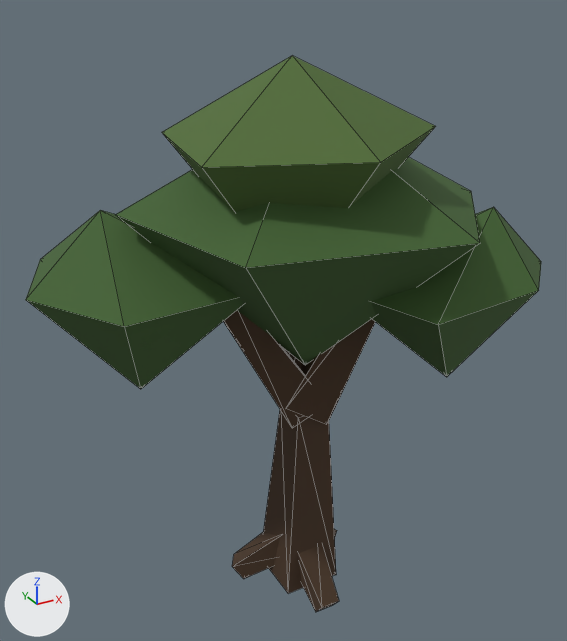
One commit to the glTF model assets/models/nature/tree_broad_a.glb: the scene before it, then after it.
Camera for both pictures: a camera (50 mm lens) standing at (-48.4, -83.5, 82.2) and looking at (-1.5, 1.7, 39.6). Arrows for +X, +Y and +Z are at lower left; the lights stay in place. The older version comes first. Mesh edges are drawn as thin lines. Where no turn or scale is listed for an object, it has been applied to the vertices. Vertices at exactly the same position are counted once.

Script lines for the objects in view, before the commit:
```python
me_crown = bpy.data.meshes.new('crown')
me_crown.from_pydata(...)  # 8 vertices, 12 faces; spans x -22.5..24.1, y -22.6..20.0, z 32.7..68.0
me_crown.materials.append(mat_foliage_b)  # dark green #40612e
me_crown_001 = bpy.data.meshes.new('crown.001')
me_crown_001.from_pydata(...)  # 8 vertices, 12 faces; spans x -33.5..-1.8, y -5.5..21.5, z 30.8..56.0
me_crown_001.materials.append(mat_foliage_b)  # dark green #40612e
me_crown_002 = bpy.data.meshes.new('crown.002')
me_crown_002.from_pydata(...)  # 8 vertices, 12 faces; spans x 0.2..30.2, y -21.8..2.1, z 32.1..56.0
me_crown_002.materials.append(mat_foliage_b)  # dark green #40612e
me_crown_003 = bpy.data.meshes.new('crown.003')
me_crown_003.from_pydata(...)  # 8 vertices, 12 faces; spans x -18.3..12.0, y -19.7..11.5, z 46.3..74.0
me_crown_003.materials.append(mat_foliage_c)  # dark green #4f6b33
me_cube = bpy.data.meshes.new('Cube')
me_cube.from_pydata(...)  # 8 vertices, 12 faces; spans x -4.2..4.2, y -4.6..4.6, z -13.8..13.8
me_cube.materials.append(mat_trunk)  # brown #473321
ob_bole = bpy.data.objects.new('bole', me_cube)
ob_bole.location = (0.0, 0.0, 12.2)
ob_crown = bpy.data.objects.new('crown', me_crown)
ob_crown.location = (0.0, 0.0, 0.0)
ob_crown_001 = bpy.data.objects.new('crown.001', me_crown_001)
ob_crown_001.location = (0.0, 0.0, 0.0)
ob_crown_002 = bpy.data.objects.new('crown.002', me_crown_002)
ob_crown_002.location = (0.0, 0.0, 0.0)
ob_crown_003 = bpy.data.objects.new('crown.003', me_crown_003)
ob_crown_003.location = (0.0, 0.0, 0.0)
# also in view: 'root.001' at (-3.5, 1.9, 1.8); 'fork.001' at (5.9, -0.5, 37.8); 'fork' at (-3.8, 1.8, 35.8); 'root.002' at (0.0, -4.3, 1.8)
```
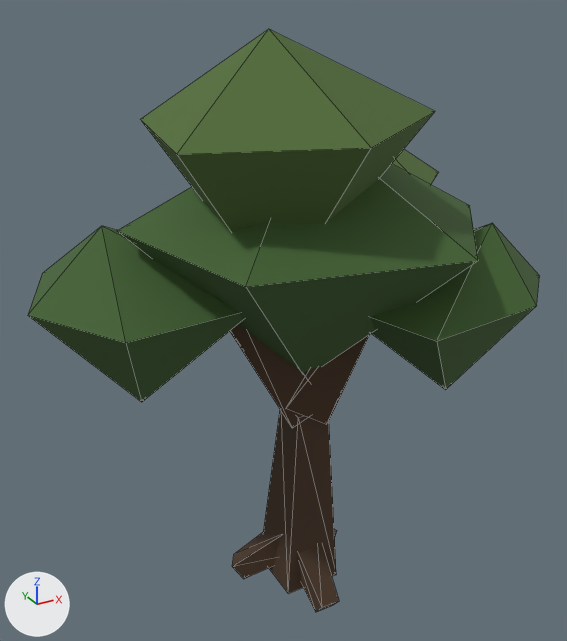
Pixel boxes (x1, y1, x2, y2) of what changed, in the pictures (567 x 641 px):
'crown', moved
    before: (115, 157, 480, 365)
    after: (117, 164, 478, 374)
'crown.003', reshaped
    before: (162, 56, 436, 211)
    after: (140, 29, 435, 231)
'crown.001', moved
    before: (26, 210, 243, 389)
    after: (28, 226, 243, 402)
'crown.002', moved
    before: (372, 207, 541, 377)
    after: (371, 223, 539, 390)

What changed in the scene script:
```text
Change me_crown:
    used by ob_crown; location = (0.0, 0.0, 0.0)
    remove me_crown.from_pydata(...)  # 8 vertices, 12 faces; spans x -22.5..24.1, y -22.6..20.0, z 32.7..68.0
    add me_crown.from_pydata(...)  # 8 vertices, 12 faces; spans x -22.5..24.1, y -22.6..20.0, z 30.7..66.0
    me_crown part 1: the whole mesh is moved by (0.0, 0.0, -2.0)
Change me_crown_001:
    used by ob_crown_001; location = (0.0, 0.0, 0.0)
    remove me_crown_001.from_pydata(...)  # 8 vertices, 12 faces; spans x -33.5..-1.8, y -5.5..21.5, z 30.8..56.0
    add me_crown_001.from_pydata(...)  # 8 vertices, 12 faces; spans x -33.5..-1.8, y -5.5..21.5, z 28.8..54.0
    me_crown_001 part 2: the whole mesh is moved by (0.0, 0.0, -2.0)
Change me_crown_002:
    used by ob_crown_002; location = (0.0, 0.0, 0.0)
    remove me_crown_002.from_pydata(...)  # 8 vertices, 12 faces; spans x 0.2..30.2, y -21.8..2.1, z 32.1..56.0
    add me_crown_002.from_pydata(...)  # 8 vertices, 12 faces; spans x 0.2..30.2, y -21.8..2.1, z 30.1..54.0
    me_crown_002 part 3: the whole mesh is moved by (0.0, 0.0, -2.0)
Change me_crown_003:
    used by ob_crown_003; location = (0.0, 0.0, 0.0)
    remove me_crown_003.from_pydata(...)  # 8 vertices, 12 faces; spans x -18.3..12.0, y -19.7..11.5, z 46.3..74.0
    add me_crown_003.from_pydata(...)  # 8 vertices, 12 faces; spans x -21.2..10.9, y -20.7..10.5, z 45.5..77.0
    me_crown_003 part 4
    me_crown_003.vertices[0].co: (9.9, 4.7, 64.1) -> (8.6, 3.7, 65.8)
    me_crown_003.vertices[1].co: (-3.6, 11.5, 64.2) -> (-5.7, 10.5, 65.9)
    me_crown_003.vertices[2].co: (-16.5, 3.6, 65.6) -> (-19.3, 2.6, 67.5)  # pixel (161, 132) -> pixel (140, 119)
    me_crown_003.vertices[3].co: (-18.3, -12.1, 64.9) -> (-21.2, -13.1, 66.6)  # pixel (201, 167) -> pixel (176, 154)
    me_crown_003.vertices[4].co: (-2.3, -19.7, 65.1) -> (-4.2, -20.7, 66.9)  # pixel (380, 162) -> pixel (371, 147)
    me_crown_003.vertices[5].co: (12.0, -10.4, 66.1) -> (10.9, -11.4, 68.0)  # pixel (435, 126) -> pixel (435, 111)
    me_crown_003.vertices[6].co: (-3.0, -3.0, 74.0) -> (-7.0, -5.0, 77.0)  # pixel (292, 55) -> pixel (268, 28)
    me_crown_003.vertices[7].co: (-3.0, -3.0, 46.3) -> (-5.5, -4.2, 45.5)
```
